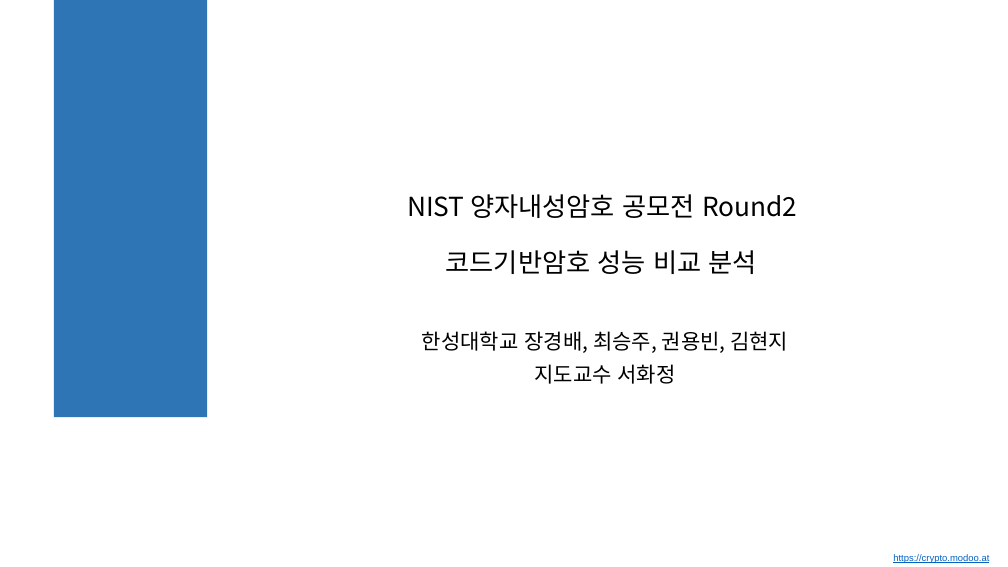
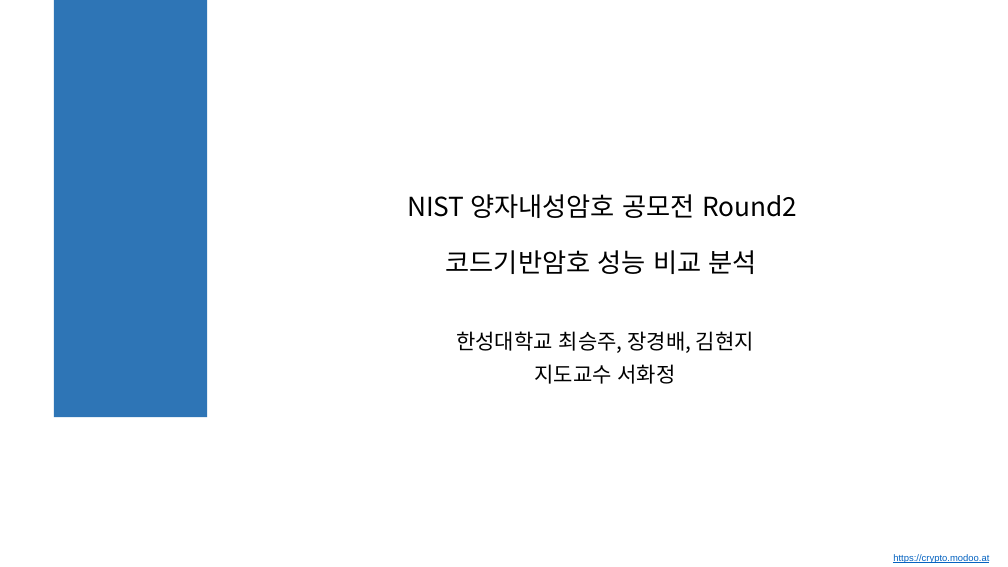
Before and after one commit to solowal/PUBLICATION, a slide deck: slide 1 of 2019/NIST 양자내성암호 공모전 Round2 코드기반암호 성능 비교 분석_발표자료.pptx. Drawn at 1008x567 pixels with LibreOffice and Linux fonts; fonts in the diff are those of the drawing; background and template pictures are left out. Boxes give left, top, right and bottom in pixels: in the first picture for what was removed or moved away, otherwise in the second. Text is boxed around its words. In the diff, an @@ line names an element or a change of style, - is before the commit and + after.

```diff
--- a/2019/NIST 양자내성암호 공모전 Round2 코드기반암호 성능 비교 분석_발표자료.pptx
+++ b/2019/NIST 양자내성암호 공모전 Round2 코드기반암호 성능 비교 분석_발표자료.pptx
@@ subtitle at (456,331,754,353): text changed @@
-한성대학교 장경배, 최승주, 권용빈, 김현지
+한성대학교 최승주, 장경배, 김현지
```
Also in this commit, not shown: 3 other slides changed, 1 slide added, 3 slides removed, 14 other files.
